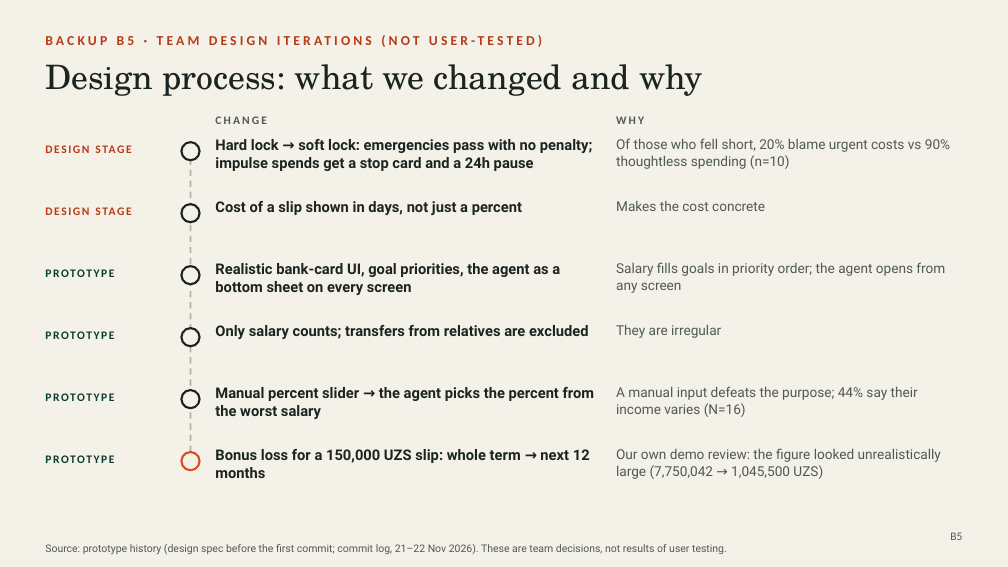
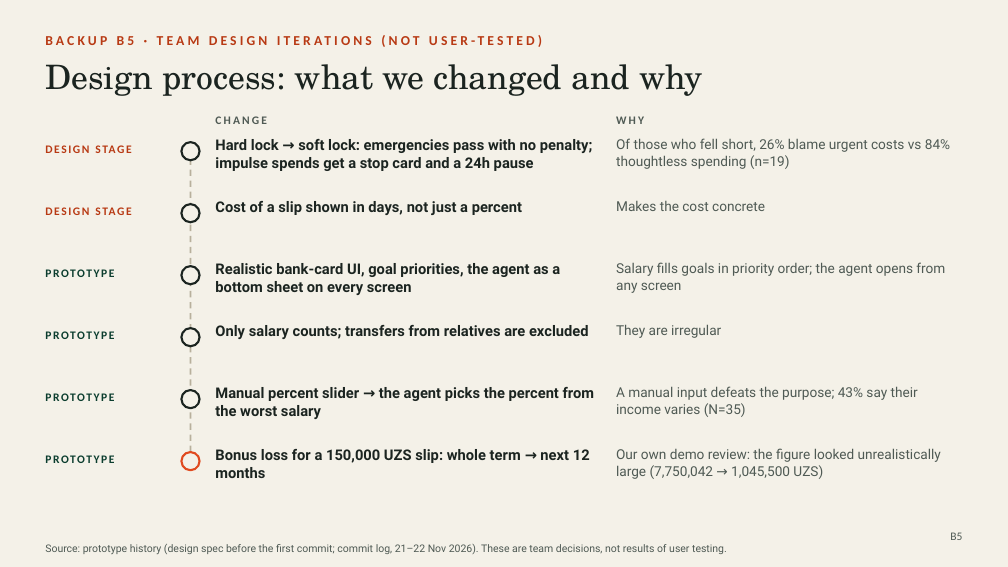
Before and after one commit to quixtorm/Goalie, a slide deck: slide 5 of pitch/Goalie_backup.pptx. Drawn at 1008x567 pixels with LibreOffice and Linux fonts; fonts in the diff are those of the drawing. Boxes give left, top, right and bottom in pixels: in the first picture for what was removed or moved away, otherwise in the second. Text is boxed around its words. In the diff, an @@ line names an element or a change of style, - is before the commit and + after.

```diff
--- a/pitch/Goalie_backup.pptx
+++ b/pitch/Goalie_backup.pptx
@@ text at box(616, 138, 950, 169): text changed @@
-Of those who fell short, 20% blame urgent costs vs 90% thoughtless spending (n=10)
+Of those who fell short, 26% blame urgent costs vs 84% thoughtless spending (n=19)
@@ text at box(616, 386, 918, 417): text changed @@
-A manual input defeats the purpose; 44% say their income varies (N=16)
+A manual input defeats the purpose; 43% say their income varies (N=35)
```
Also in this commit, not shown: 3 other slides changed, 4 other files.
